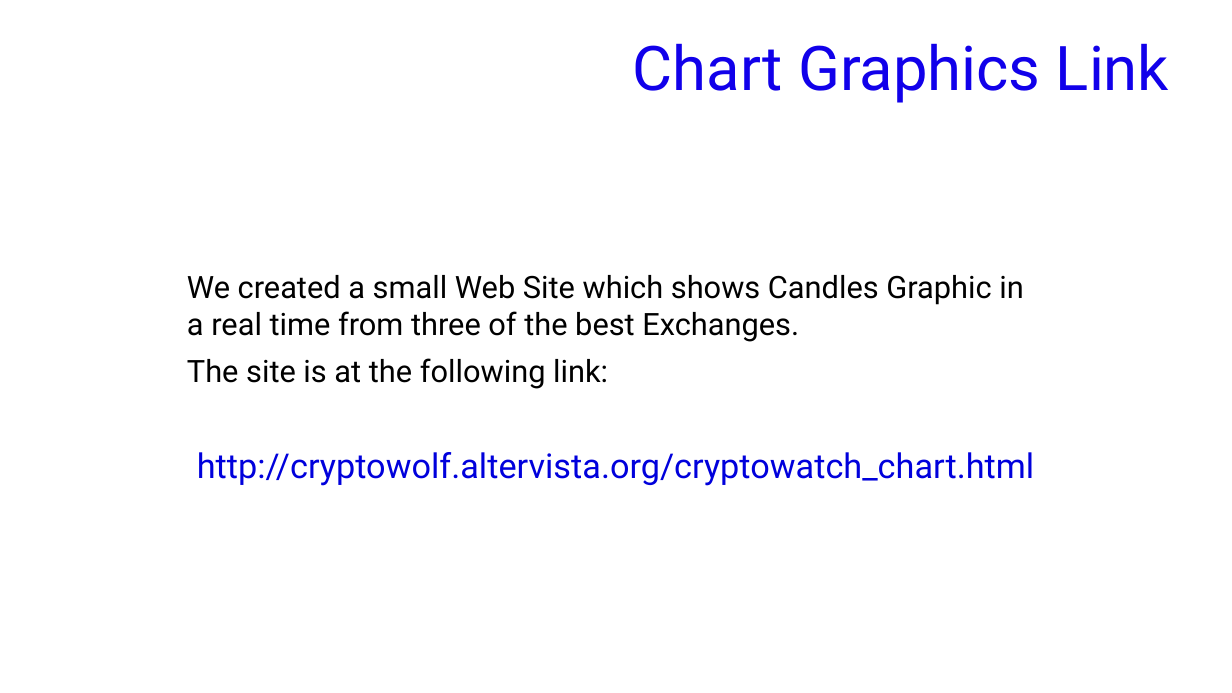
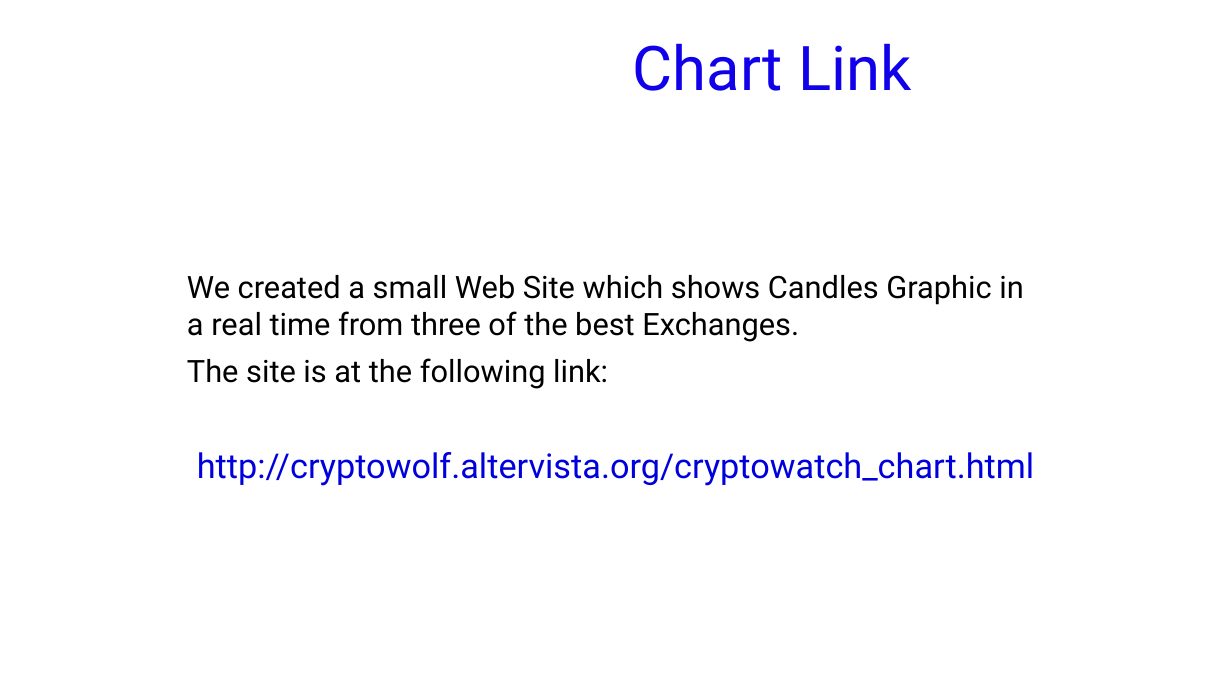
Before and after one commit to GabriM97/CryptoWolf, a slide deck: slide 34 of Student Presentation/Student_Presentation.odp. Drawn at 1232x693 pixels with LibreOffice and Linux fonts; fonts in the diff are those of the drawing; background and template pictures are left out. Boxes give left, top, right and bottom in pixels: in the first picture for what was removed or moved away, otherwise in the second. Text is boxed around its words. In the diff, an @@ line names an element or a change of style, - is before the commit and + after.

Commit message:
Last refining to Student Presentation

```diff
--- a/Student Presentation/Student_Presentation.odp
+++ b/Student Presentation/Student_Presentation.odp
@@ text at [633, 43, 911, 91]: text changed @@
-Chart Graphics Link
+Chart Link
```
Also in this commit, not shown: 12 other files.
